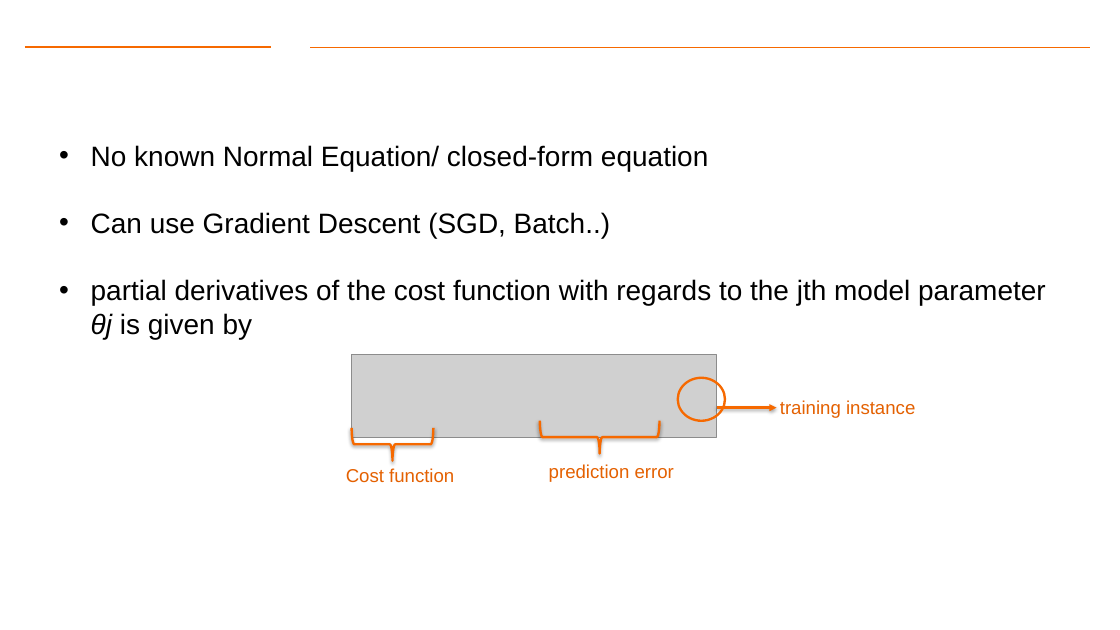
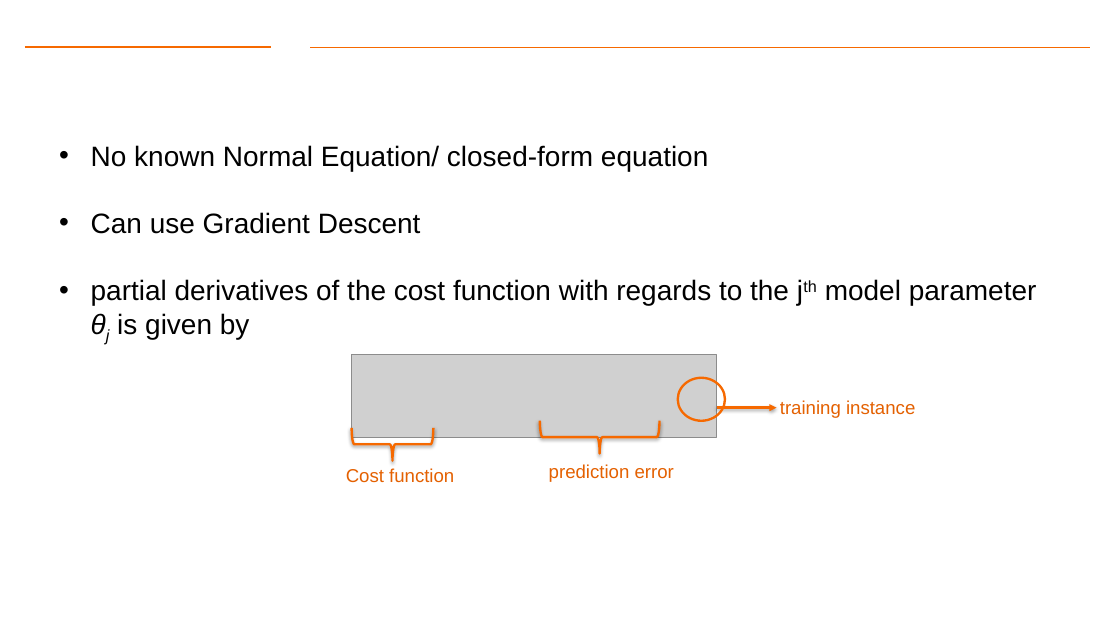
Before and after one commit to aiforsec/RIT-DSCI-633-FDS, a slide deck: slide 18 of Syllabus/Lecture05/Lec05.pptx. Drawn at 1120x630 pixels with LibreOffice and Linux fonts; fonts in the diff are those of the drawing; grey boxes stand for pictures; background and template pictures are left out. Boxes give left, top, right and bottom in pixels: in the first picture for what was removed or moved away, otherwise in the second. Text is boxed around its words. In the diff, an @@ line names an element or a change of style, - is before the commit and + after.

```diff
--- a/Syllabus/Lecture05/Lec05.pptx
+++ b/Syllabus/Lecture05/Lec05.pptx
@@ text at (91,212,421,234): text changed @@
-• Can use Gradient Descent (SGD, Batch..)
+• Can use Gradient Descent
@@ text at (91,279,1037,339): now superscript in "jth"; now subscript in "θj" @@
```
Also in this commit, not shown: 6 other slides changed, 4 slides added, 2 slides removed, 2 other files.
